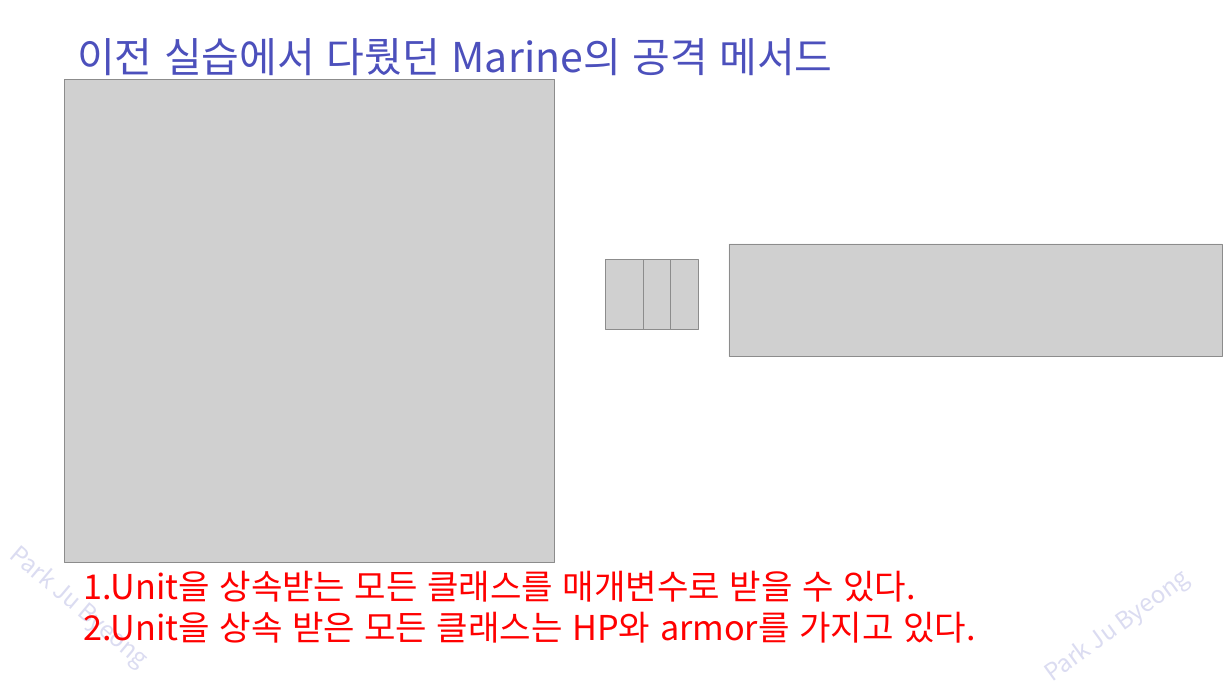
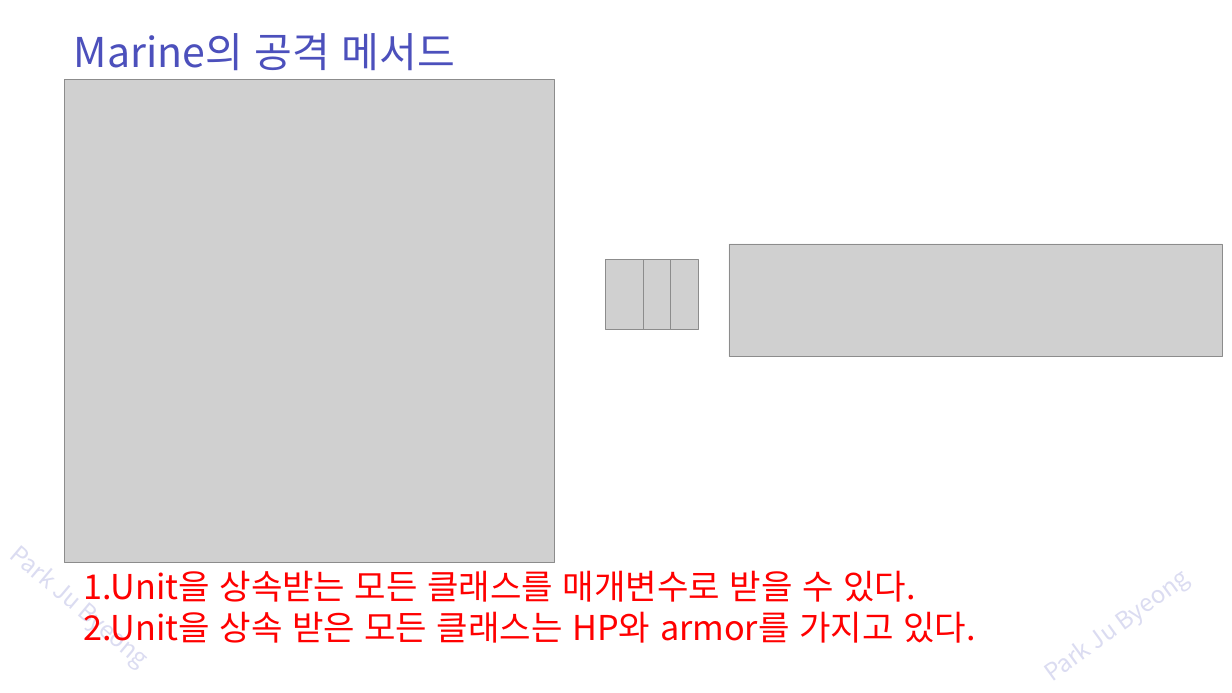
Before and after one commit to zest132/JavaLecture, a slide deck: slide 18 of JavaLecture/LectureFile/java 11강 인터페이스와다형성.pptx. Drawn at 1232x693 pixels with LibreOffice and Linux fonts; fonts in the diff are those of the drawing; grey boxes stand for pictures. Boxes give left, top, right and bottom in pixels: in the first picture for what was removed or moved away, otherwise in the second. Text is boxed around its words. In the diff, an @@ line names an element or a change of style, - is before the commit and + after.

```diff
--- a/JavaLecture/LectureFile/java 11강 인터페이스와다형성.pptx
+++ b/JavaLecture/LectureFile/java 11강 인터페이스와다형성.pptx
@@ text at [74,33,455,71]: text changed @@
-이전 실습에서 다뤘던 Marine의 공격 메서드
+Marine의 공격 메서드
```
Also in this commit, not shown: 16 other slides changed, 11 slides added, 11 slides removed, 5 other files.
